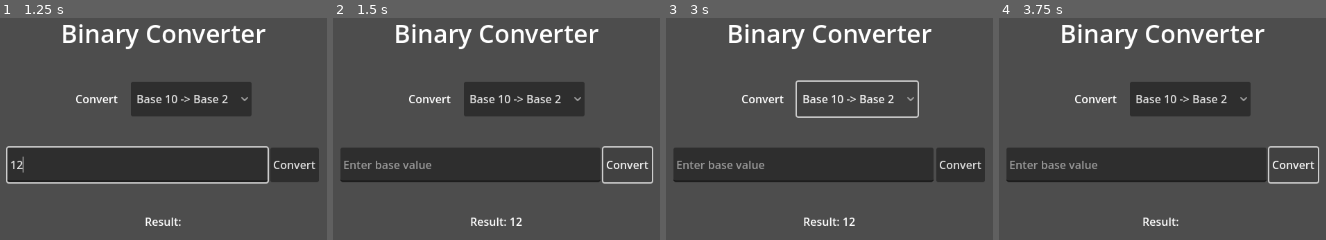
Above: before the commit, frames 1-4 (left to right).
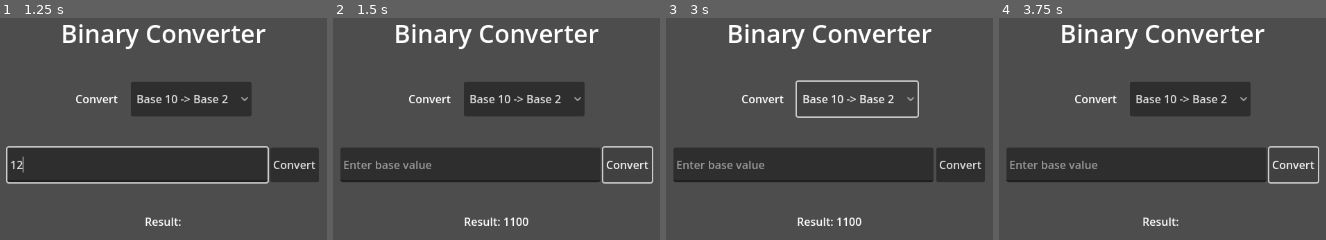
Above: after the commit, the same moments.

Repository: aoomUwU/godot_binary_converter
Game: Godot game, scene res://Scenes/main_ui.tscn
Two runs of this game, one before a commit and one after it. Both use one fixed random seed, a clock stepped at 60 frames per second and the inputs below.
Inputs (mouse positions are in pixels of both pictures, inside the frame that each line leads up to):
- Up to frame 1 (1.25 s): click (137, 164) at 0.52 s; type "12" at 0.6 s
- Up to frame 2 (1.5 s): click "Convert" at 1.25 s
- Up to frame 3 (3 s): click "Base 10 -> Base 2" at 2 s; click "Base 10 -> Base 2" at 2.75 s
- Up to frame 4 (3.75 s): click "Convert" at 3.5 s

Frame 1 is identical in both runs. In frame 2, 0.5% of the frame differs, in the area x 40-60%, y 89-94%; in frame 3, 0.5%; in frame 4, nothing differs.

Commit message:
Update converter.gd

Diff:
--- a/Scripts/converter.gd
+++ b/Scripts/converter.gd
@@ -3,11 +3,21 @@
 
 #10 -> 2
 static func ConvertBase10To2Base(arg: String) -> String:
-	return arg;
+	var num = arg.to_int()
+	var binary = ""
+	while num > 0:
+		binary = str(num % 2) + binary
+		num = num / 2
+	return binary
 
 #10 -> 16
 static func ConverBase10To16Base(arg: String) -> String:
-	return arg;
+	var num = arg.to_int()
+	var hex = ""
+	while num > 0:
+		hex = str("0123456789ABCDEF"[num % 16]) + hex
+		num = num / 16
+	return hex
 
 #2 -> 10
 static func ConverBase2To10Base(arg: String) -> String:
